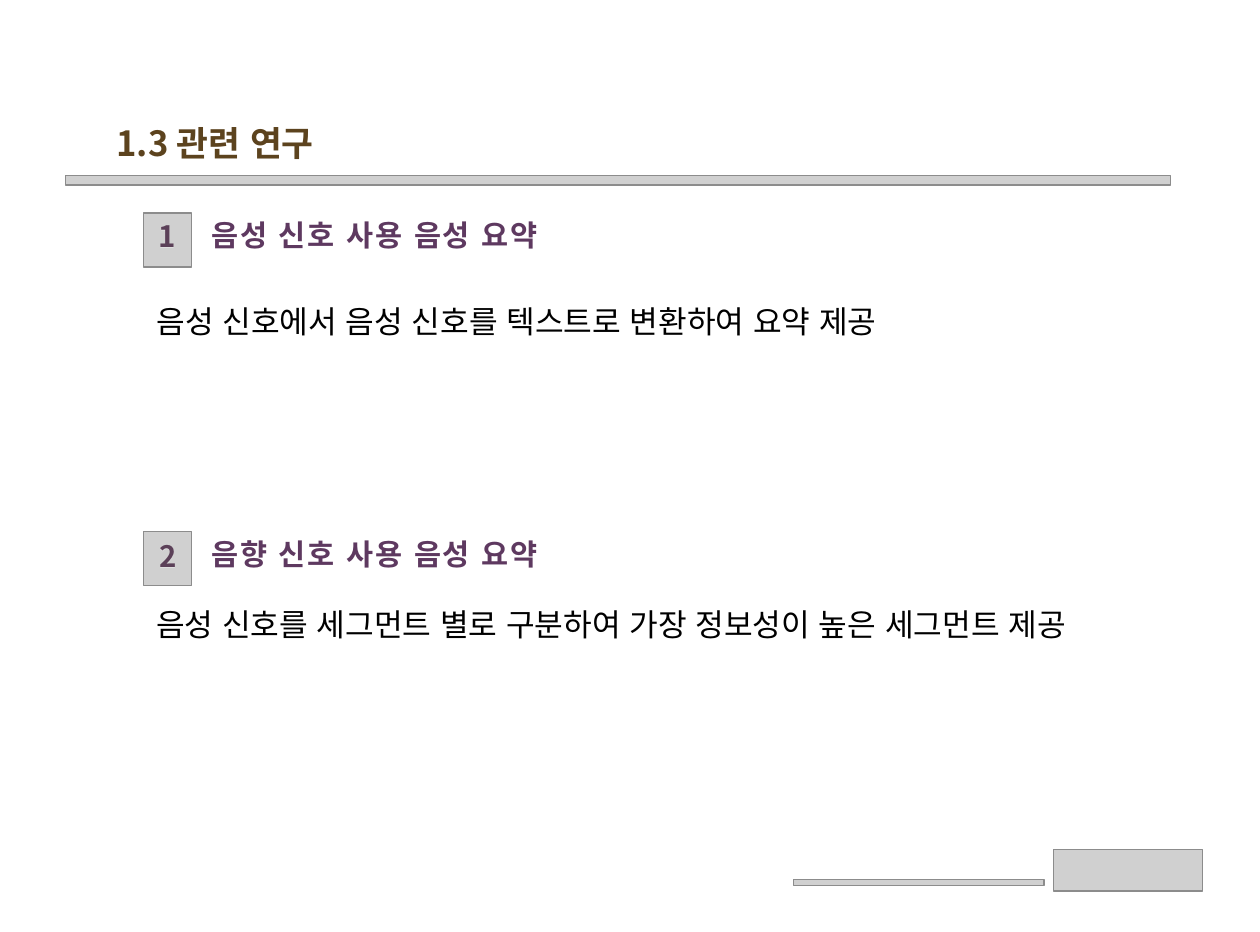
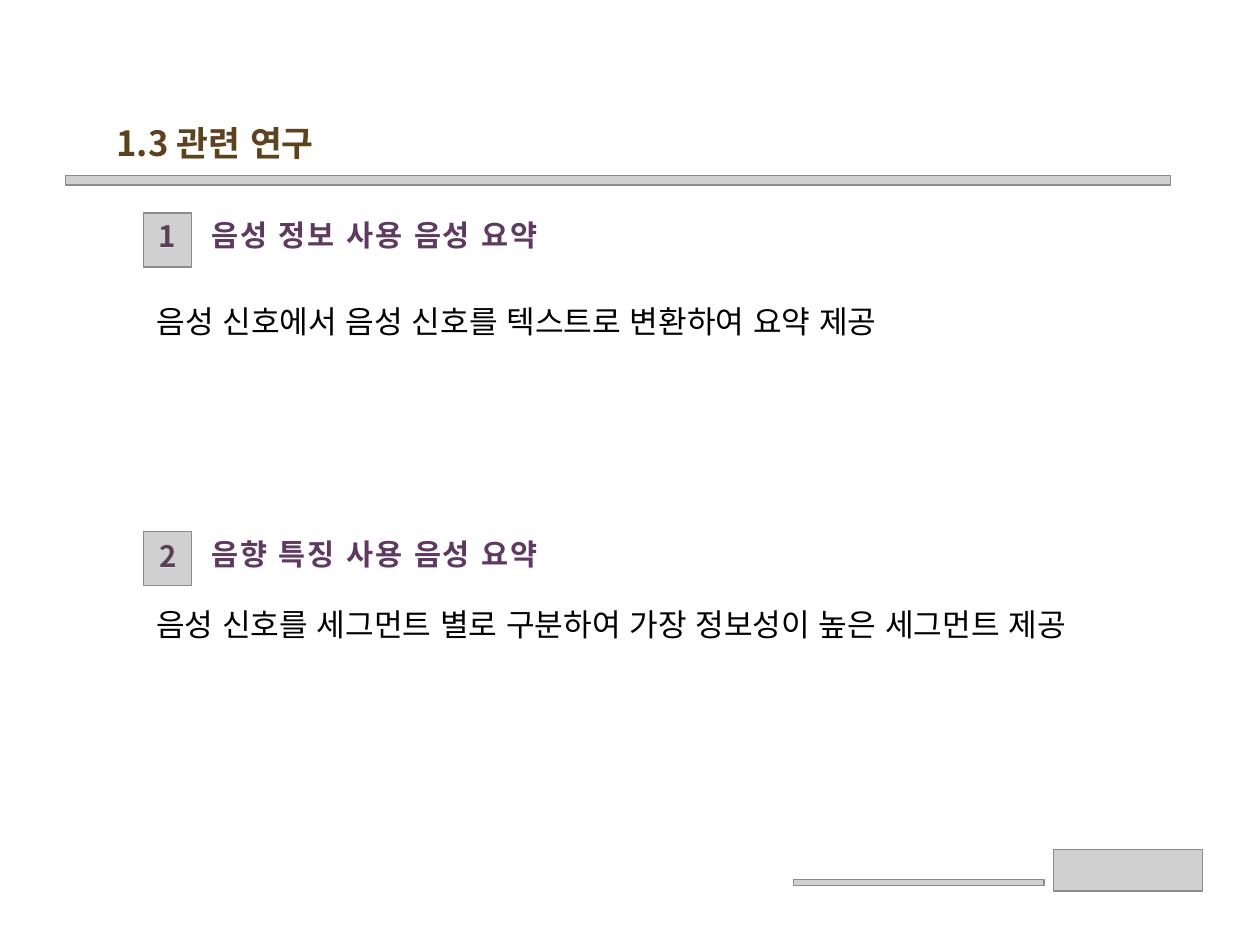
Before and after one commit to wonchul98/audio-to-summary, a slide deck: slide 4 of ppt/0324_2조 프로젝트 주제 발표.pptx. Drawn at 1260x932 pixels with LibreOffice and Linux fonts; fonts in the diff are those of the drawing; grey boxes stand for pictures; background and template pictures are left out. Boxes give left, top, right and bottom in pixels: in the first picture for what was removed or moved away, otherwise in the second. Text is boxed around its words. In the diff, an @@ line names an element or a change of style, - is before the commit and + after.

```diff
--- a/ppt/0324_2조 프로젝트 주제 발표.pptx
+++ b/ppt/0324_2조 프로젝트 주제 발표.pptx
@@ text at (211,221,538,249): text changed @@
-음성 신호 사용 음성 요약
+음성 정보 사용 음성 요약
@@ text at (211,540,538,568): text changed @@
-음향 신호 사용 음성 요약
+음향 특징 사용 음성 요약
```
Also in this commit, not shown: 2 other slides changed, 2 slides added, 2 other files.
